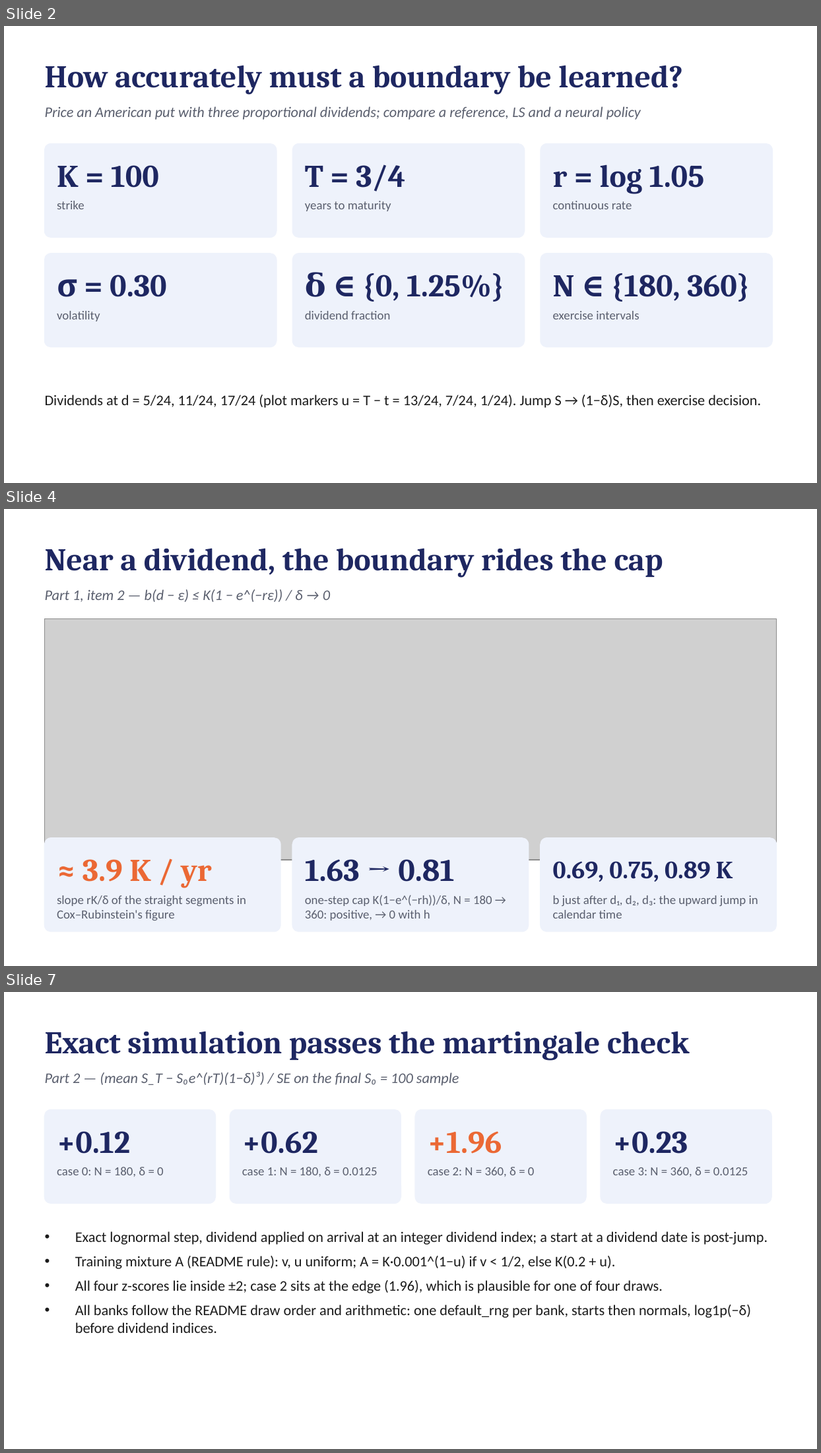
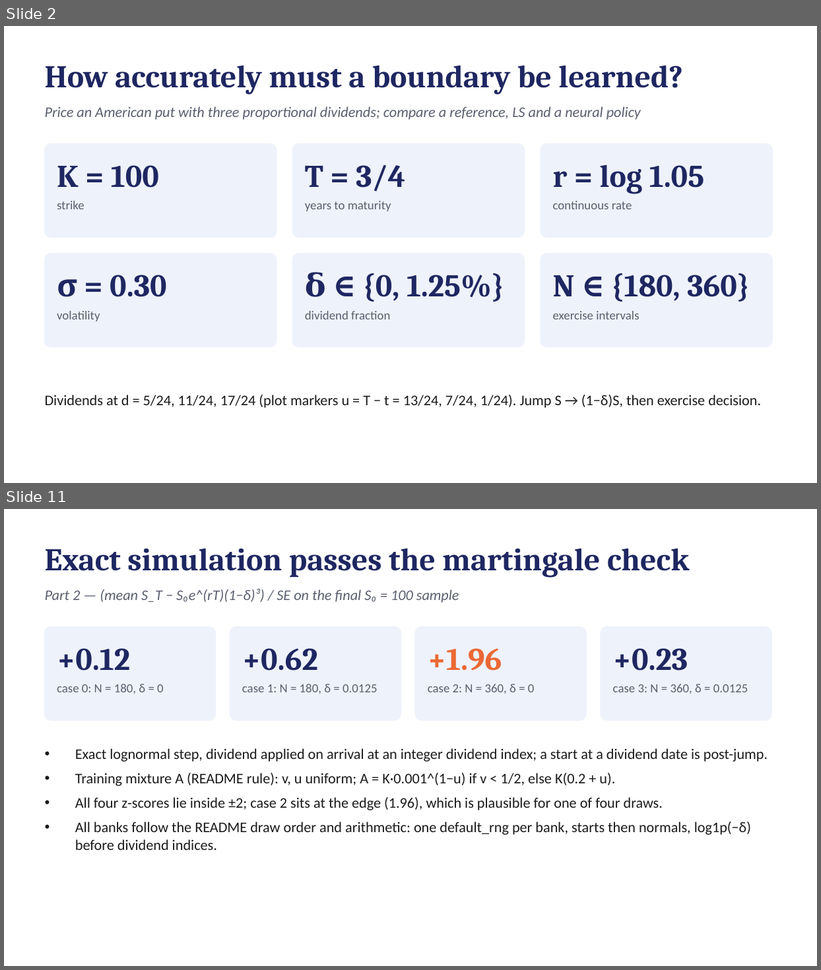
Before and after one commit to AditiJoshi12/MTH9821-NLA-HW1, a slide deck: slides.pptx. Shown one above the other, each under a label of ours: slides 2, 4 and 7 before the commit, slides 2 and 11 after it; the slides between them are not shown. The pictures are 821x1453 and 821x970 pixels, drawn with LibreOffice and Linux fonts; fonts in the diff are those of the drawing; grey boxes stand for pictures. Boxes give left, top, right and bottom in pixels: in the first picture for what was removed or moved away, otherwise in the second. Text is boxed around its words. In the diff, an @@ line names an element or a change of style, - is before the commit and + after.

Commit message:
Final: Part 1 slides, contributions

```diff
--- a/slides.pptx
+++ b/slides.pptx
@@ slide 4 removed at <box>4,509,817,966</box>, background #FFFFFF @@
@@ text removed at <box>45,548,663,577</box> @@
-Near a dividend, the boundary rides the cap
@@ text removed at <box>45,590,330,602</box> @@
-Part 1, item 2 — b(d − ε) ≤ K(1 − e^(−rε)) / δ → 0
@@ picture removed at <box>45,619,776,860</box> @@
@@ rounded rectangle removed at <box>45,838,281,932</box> @@
@@ rounded rectangle removed at <box>292,838,529,932</box> @@
@@ rounded rectangle removed at <box>541,838,776,932</box> @@
@@ text removed at <box>83,859,212,889</box> @@
-≈ 3.9 K / yr
@@ text removed at <box>305,859,454,882</box> @@
-1.63 → 0.81
@@ text removed at <box>553,861,733,882</box> @@
-0.69, 0.75, 0.89 K
@@ text removed at <box>57,896,246,921</box> @@
-slope rK/δ of the straight segments in Cox–Rubinstein's figure
@@ text removed at <box>305,895,492,921</box> @@
-one-step cap K(1−e^(−rh))/δ, N = 180 → 360: positive, → 0 with h
@@ text removed at <box>553,896,758,919</box> @@
-b just after d₁, d₂, d₃: the upward jump in calendar time
@@ what was slide 7 is now slide 11 @@
```
Also in this commit, not shown: 5 slides changed, 5 slides added, 19 other files.
